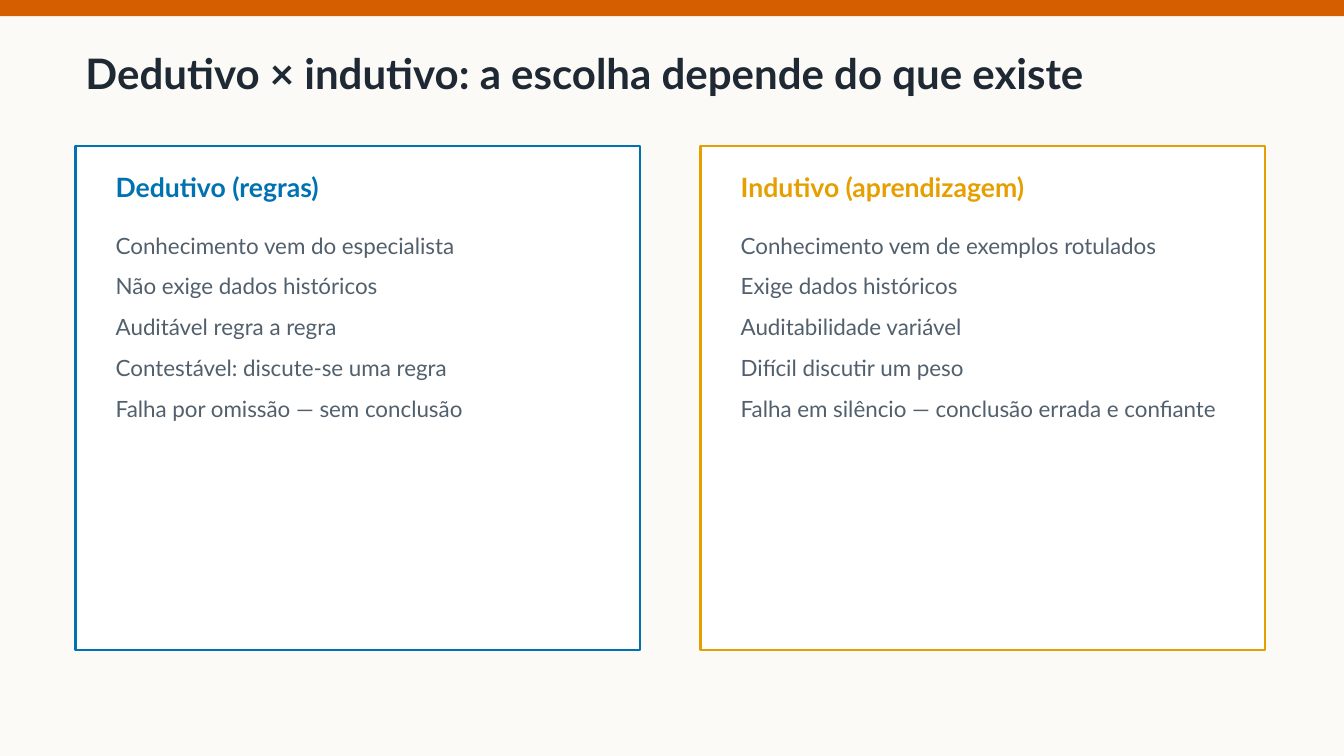
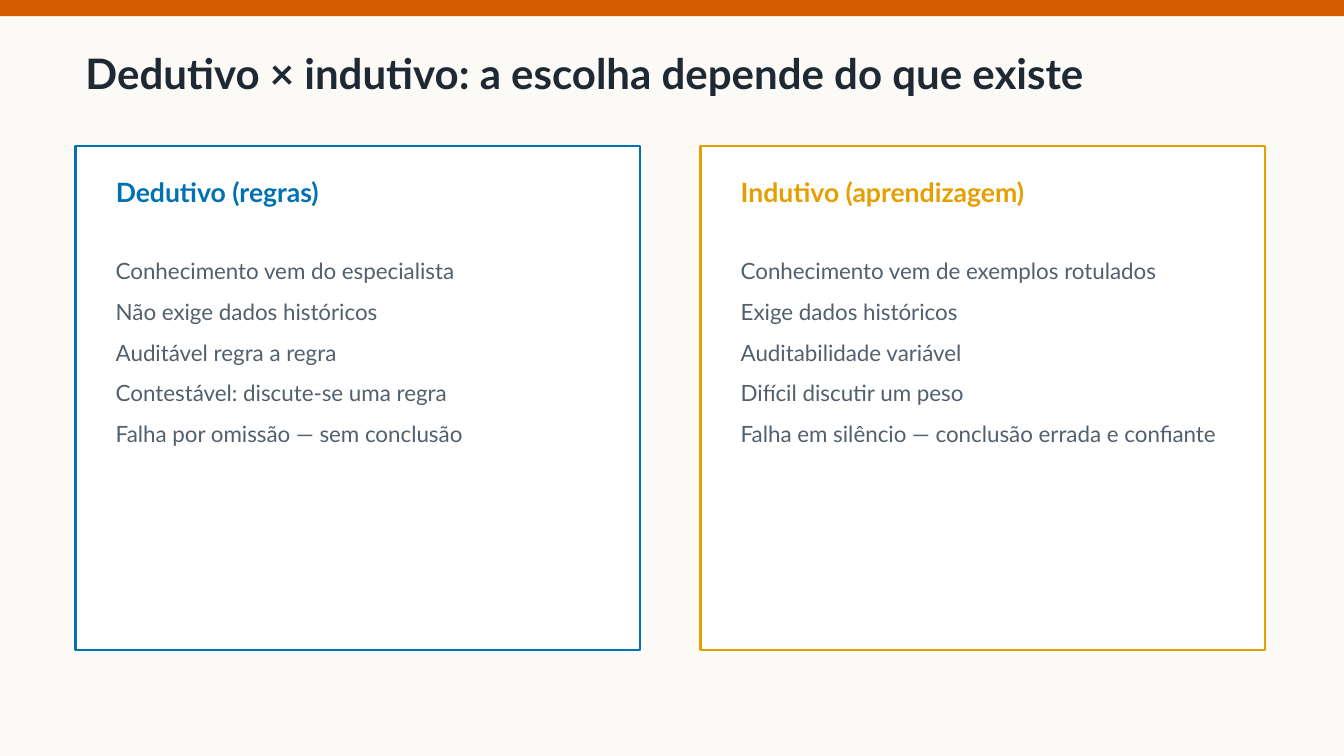
Before and after one commit to fsd-dantas/ai4systems, a slide deck: slide 7 of docs/presentation/ai-for-smartgrids-apresentacao.pptx (slide 5 before the commit). Drawn at 1344x756 pixels with LibreOffice and Linux fonts; fonts in the diff are those of the drawing. Boxes give left, top, right and bottom in pixels: in the first picture for what was removed or moved away, otherwise in the second. Text is boxed around its words. In the diff, an @@ line names an element or a change of style, - is before the commit and + after.

```diff
--- a/docs/presentation/ai-for-smartgrids-apresentacao.pptx
+++ b/docs/presentation/ai-for-smartgrids-apresentacao.pptx
@@ text "Dedutivo (regras)": place and size @@
-text "Dedutivo (regras)" at [116, 176, 318, 202]
+text "Dedutivo (regras)" at [116, 181, 318, 207]
@@ text "Indutivo (aprendizagem)": place and size @@
-text "Indutivo (aprendizagem)" at [741, 176, 1024, 202]
+text "Indutivo (aprendizagem)" at [741, 181, 1024, 207]
@@ text "Conhecimento vem do especialista": place and size @@
-text "Conhecimento vem do especialista" at [116, 237, 462, 421]
+text "Conhecimento vem do especialista" at [116, 262, 462, 446]
@@ text "Conhecimento vem de exemplos rotulados": place and size @@
-text "Conhecimento vem de exemplos rotulados" at [741, 237, 1215, 417]
+text "Conhecimento vem de exemplos rotulados" at [741, 262, 1215, 442]
```
Also in this commit, not shown: 1 other slide changed, 2 slides added, 2 other files.
